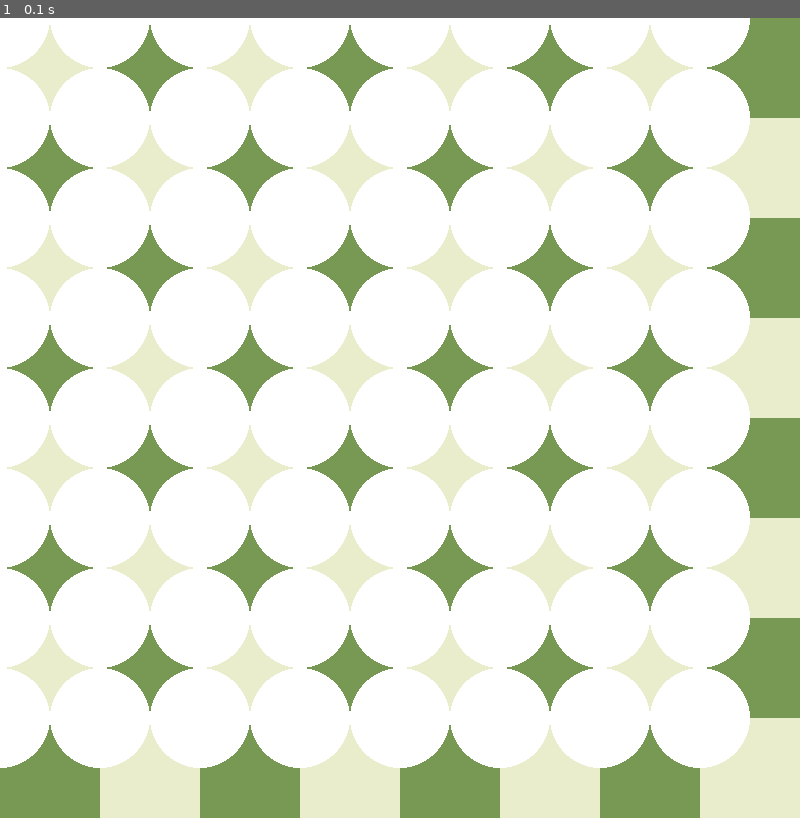
Above: before the commit, frame 1.
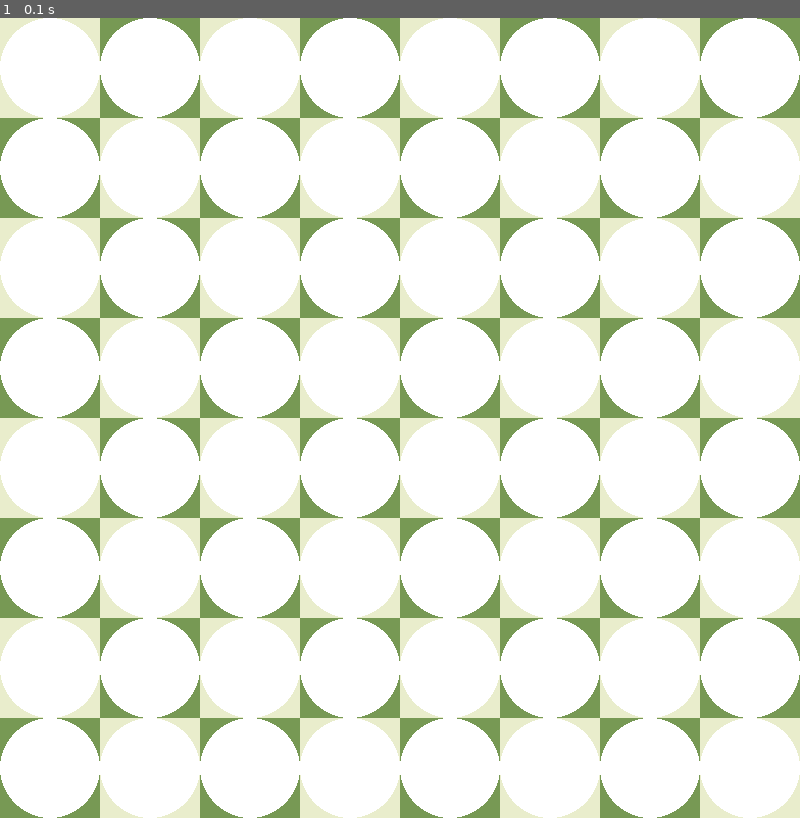
Above: after the commit, the same moment.

Repository: caleb-james-smith/PyGameChess
Game: pygame game, started from play.py
Same seed, same stepped clock (60 frames per second), same inputs: the game is played once before the commit and once after it.
Inputs:
- Up to frame 1 (0.1 s): no input

The runs differ from the first frame. In frame 1, 48% of the frame differs, in the area x 0-100%, y 0-100%.

Commit message:
Change piece position; this is different than square position.

Diff:
--- a/play.py
+++ b/play.py
@@ -46,9 +46,9 @@
         for y in range(squares_per_side):
             # FIXME: draw pieces using both colors
             color = light_color
-            # Get piece position and size; probably different than square position (FIXME)
-            x_position = x * square_side
-            y_position = y * square_side
+            # Get piece position and size; note that this is different than the square position
+            x_position = (x + 0.5) * square_side
+            y_position = (y + 0.5) * square_side
             # FIXME: size should be smaller than square side
             size = square_side / 2
             # Draw piece
